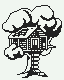
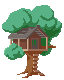
Before/after of a 64×80 layered artwork. What changed in the layer stack:
moved "Silhouette" above "Highlights", painted on it over [0, 0, 64, 80]
showed "Highlights" over [0, 0, 64, 80]
showed "Shadows" over [0, 0, 64, 80]
showed "Foliage Front" over [0, 0, 64, 80]
showed "Tree House" over [0, 0, 64, 80]
showed "Foliage Back" over [0, 0, 64, 80]
painted on "Background" over [0, 0, 64, 80]
